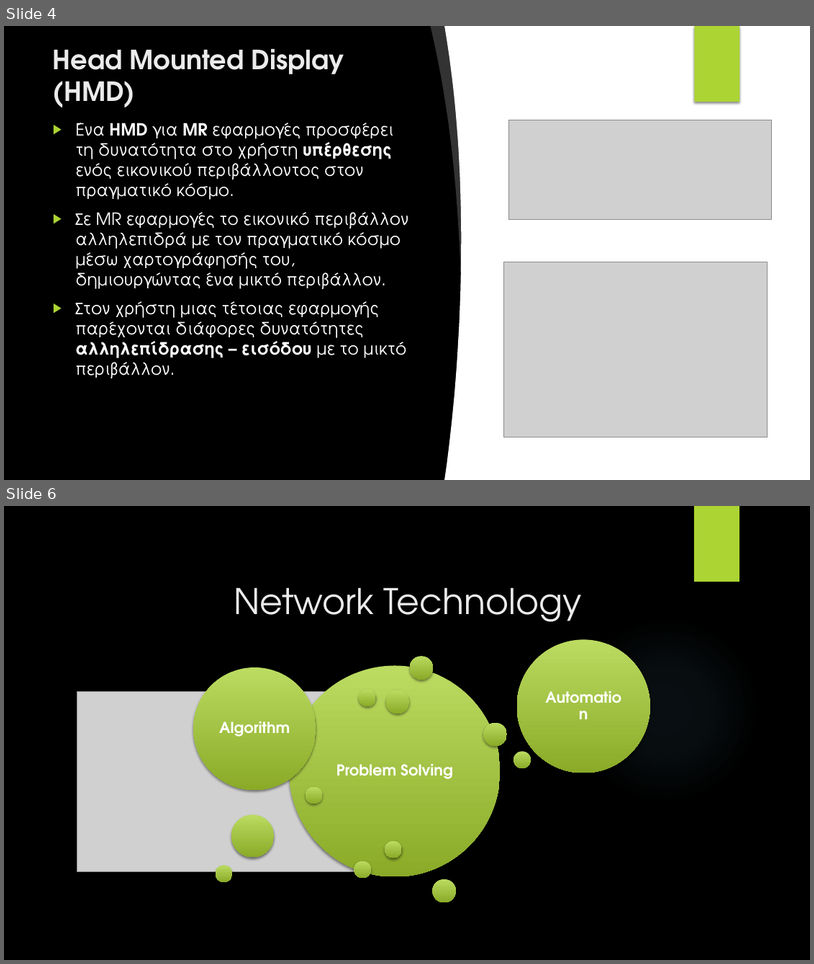
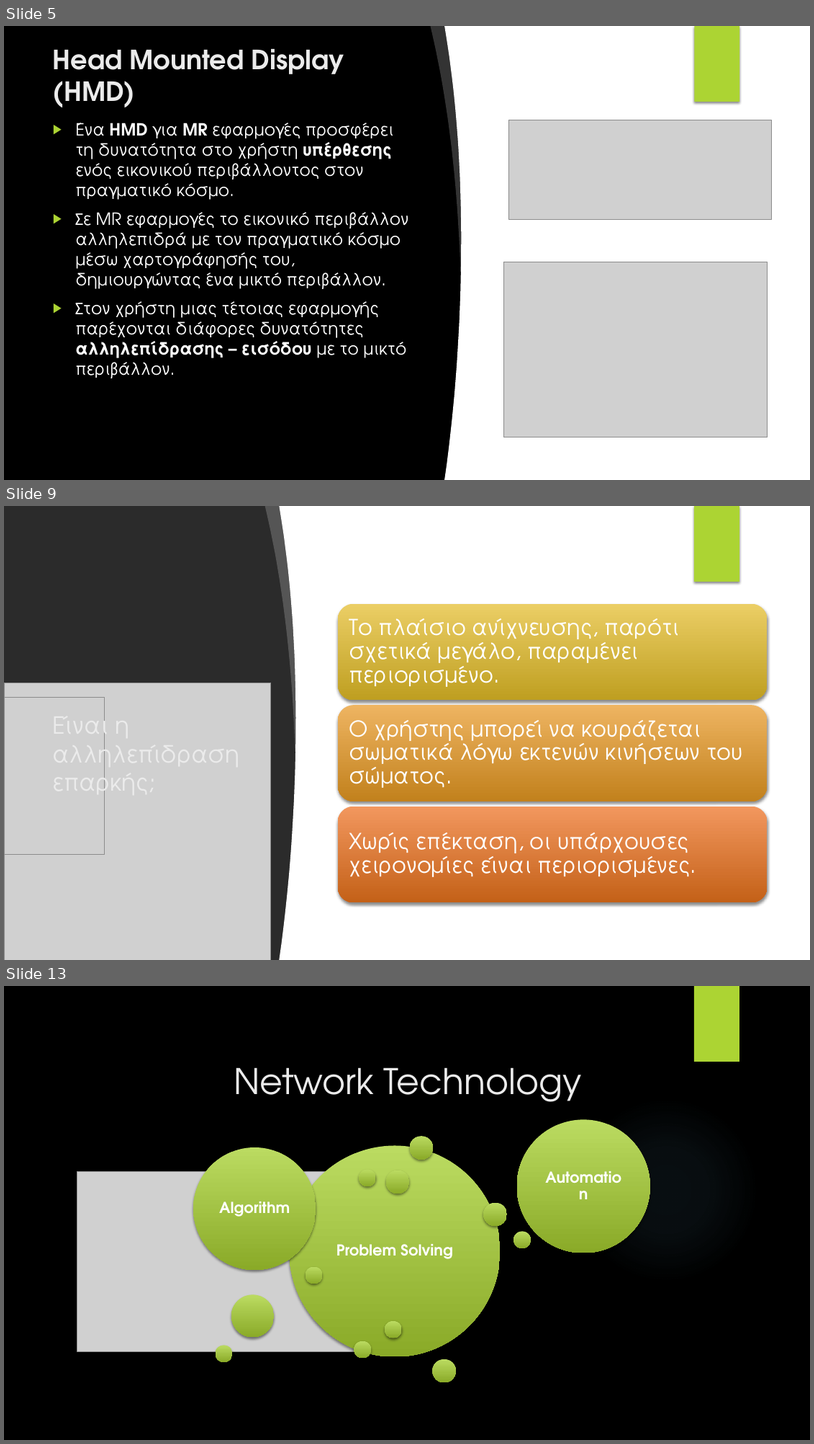
Before and after one commit to HeftyCoder/UnityInputTransfer, a slide deck: Hololens/Dev Log/Thesis/Thesis Presentation.pptx. Shown one above the other, each under a label of ours: slides 4 and 6 before the commit, slides 5, 9 and 13 after it; the slides between them are not shown. The pictures are 814x964 and 814x1444 pixels, drawn with LibreOffice and Linux fonts; fonts in the diff are those of the drawing; grey boxes stand for pictures; background and template pictures are left out; a plain dark background stands for a picture behind light text. Boxes give left, top, right and bottom in pixels: in the first picture for what was removed or moved away, otherwise in the second. Text is boxed around its words. In the diff, an @@ line names an element or a change of style, - is before the commit and + after.

```diff
--- a/Hololens/Dev Log/Thesis/Thesis Presentation.pptx
+++ b/Hololens/Dev Log/Thesis/Thesis Presentation.pptx
@@ slide 9 added at [4,506,810,960], background picture (left out) @@
@@ freeform shape added at [265,506,302,752], fill #FFFFFF at 20% opacity @@
@@ freeform shape added at [279,506,810,960], fill #FFFFFF @@
@@ picture added at [533,506,639,582] @@
@@ rectangle added at [694,506,740,582], fill #ACD433 @@
@@ ellipse added at [574,617,759,803], fill gradient #F7F7F7 @@
@@ ellipse added at [574,617,759,803], fill gradient #F7F7F7 @@
@@ picture added at [4,682,271,960] @@
@@ picture added at [4,698,104,854] @@
@@ title added at [53,709,240,802], 28 pt, text #EBEBEB @@
+Είναι η αλληλεπίδραση επαρκής;
@@ group added at [338,604,767,902]: 3 rounded rectangles, 3 texts @@
+Το πλαίσιο ανίχνευσης, παρότι σχετικά μεγάλο, παραμένει περιορισμένο.
+Ο χρήστης μπορεί να κουράζεται σωματικά λόγω εκτενών κινήσεων του σώματος.
+Χωρίς επέκταση, οι υπάρχουσες χειρονομίες είναι περιορισμένες.
@@ picture added at [574,909,639,960] @@
@@ what was slide 4 is now slide 5 @@
@@ what was slide 6 is now slide 13 @@
```
Also in this commit, not shown: 2 slides changed, 6 other slides added, 1 other file.
